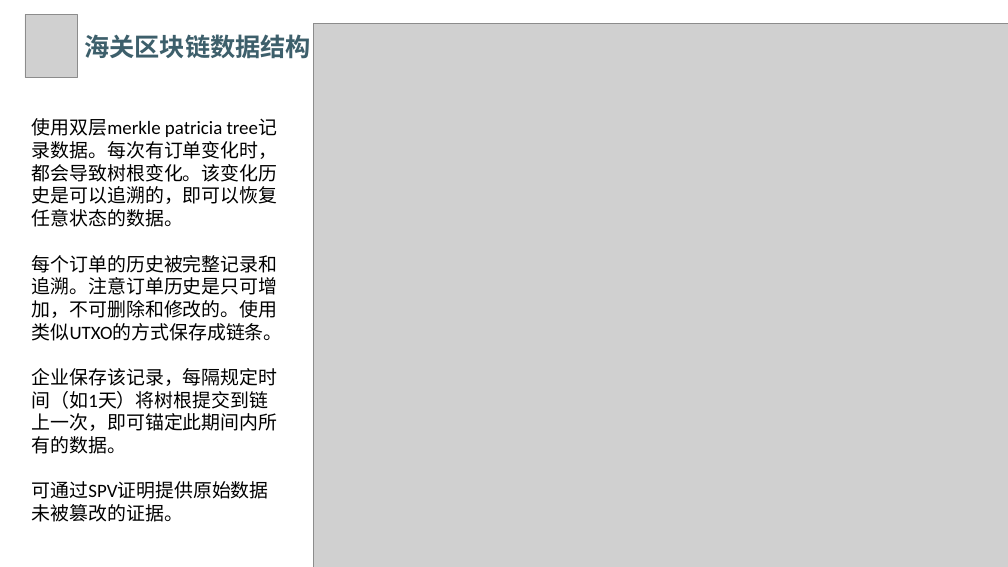
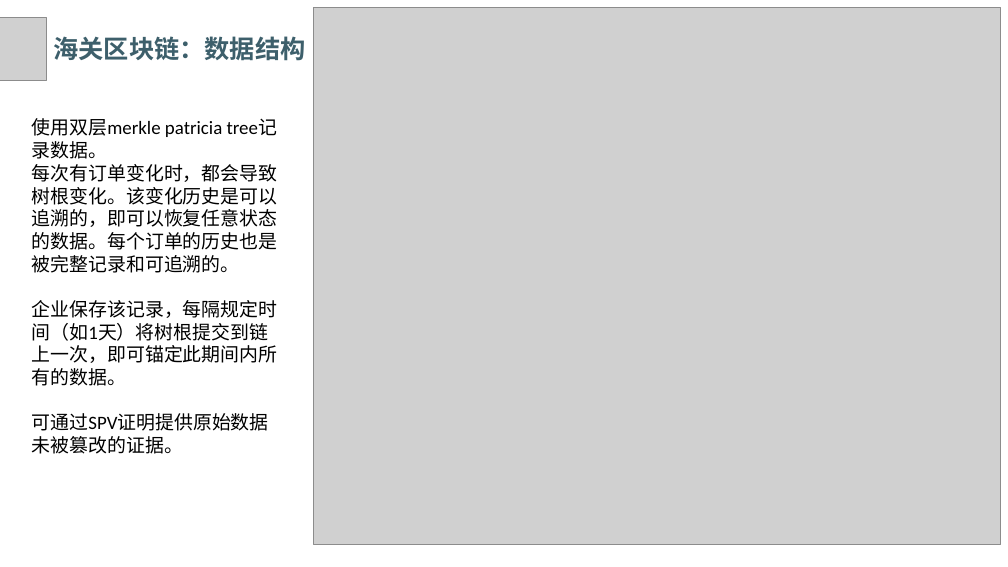
Before and after one commit to maodaishan/eos_doc, a slide deck: slide 26 of 其他ppt等/区块链介绍及个人项目介绍.pptx. Drawn at 1008x567 pixels with LibreOffice and Linux fonts; fonts in the diff are those of the drawing; grey boxes stand for pictures; background and template pictures are left out. Boxes give left, top, right and bottom in pixels: in the first picture for what was removed or moved away, otherwise in the second. Text is boxed around its words. In the diff, an @@ line names an element or a change of style, - is before the commit and + after.

```diff
--- a/其他ppt等/区块链介绍及个人项目介绍.pptx
+++ b/其他ppt等/区块链介绍及个人项目介绍.pptx
@@ picture: place and size @@
-picture at bbox=[25, 14, 77, 77]
+picture at bbox=[0, 17, 46, 80]
@@ picture: place and size @@
-picture at bbox=[314, 23, 1008, 567]
+picture at bbox=[314, 8, 1001, 545]
@@ text at bbox=[54, 36, 306, 61]: text changed @@
-海关区块链数据结构
+海关区块链：数据结构
@@ text at bbox=[32, 118, 278, 273]: text changed @@
-使用双层merkle patricia tree记录数据。每次有订单变化时，都会导致树根变化。该变化历史是可以追溯的，即可以恢复任意状态的数据。
-每个订单的历史被完整记录和追溯。注意订单历史是只可增加，不可删除和修改的。使用类似UTXO的方式保存成链条。
+使用双层merkle patricia tree记录数据。
+每次有订单变化时，都会导致树根变化。该变化历史是可以追溯的，即可以恢复任意状态的数据。每个订单的历史也是被完整记录和可追溯的。
```
Also in this commit, not shown: 4 other slides changed.
